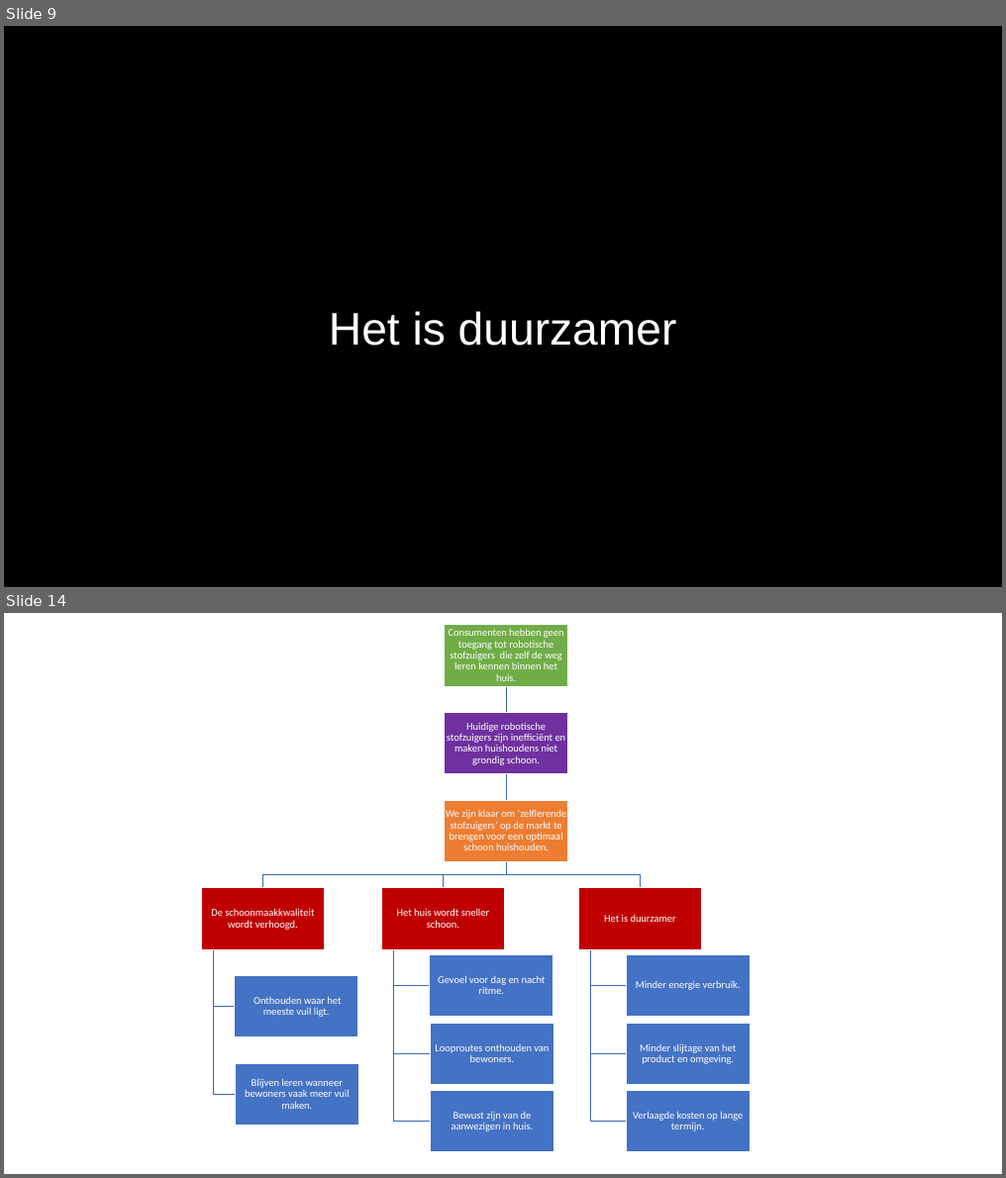
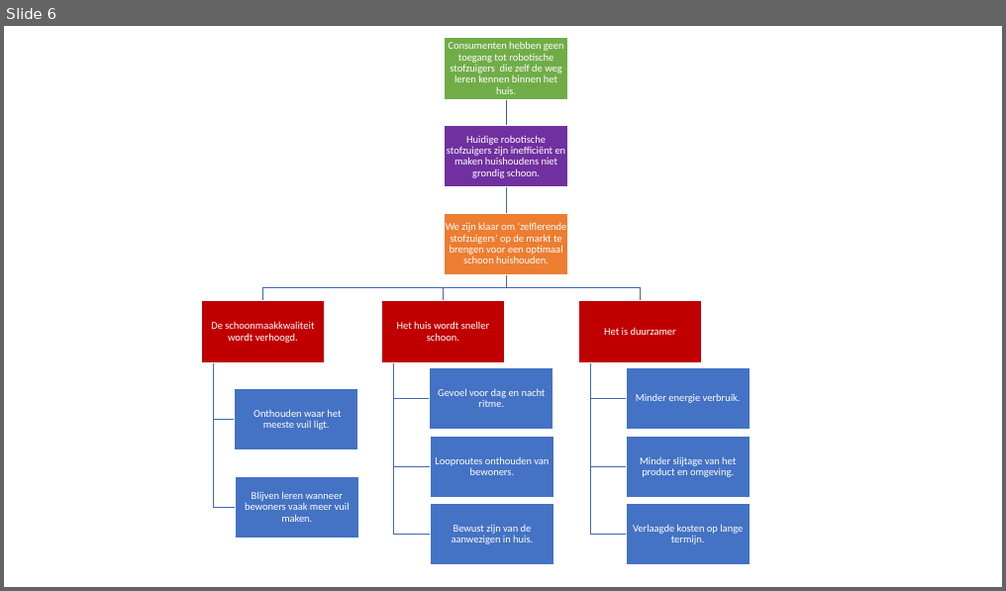
Before and after one commit to WouterNoordhof/NotS-P-Stofzuiger, a slide deck: docs/Presentaties/StoryboardPresentatie.pptx. Shown one above the other, each under a label of ours: slides 9 and 14 before the commit, slide 6 after it; the slides between them are not shown. The pictures are 1006x1178 and 1006x591 pixels, drawn with LibreOffice and Linux fonts; fonts in the diff are those of the drawing; background and template pictures are left out. Boxes give left, top, right and bottom in pixels: in the first picture for what was removed or moved away, otherwise in the second. Text is boxed around its words. In the diff, an @@ line names an element or a change of style, - is before the commit and + after.

```diff
--- a/docs/Presentaties/StoryboardPresentatie.pptx
+++ b/docs/Presentaties/StoryboardPresentatie.pptx
@@ slide 9 removed at (4,26,1002,587), background picture (left out) @@
@@ title removed at (329,311,677,346) @@
-Het is duurzamer
@@ what was slide 14 is now slide 6 @@
```
Also in this commit, not shown: 5 slides added, 12 other slides removed.
